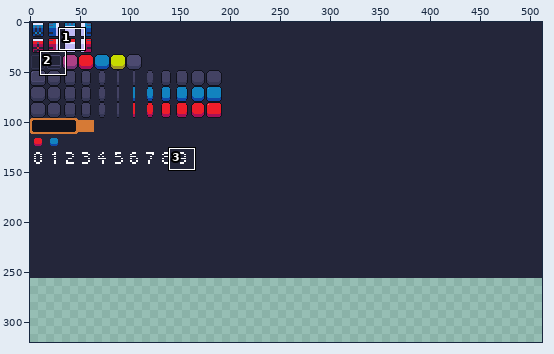
Edited in one commit: pixel-art file (assets/atlas1.aseprite). Above, an overview of the earlier version with the close-up marked.
Close-up. The starting point:
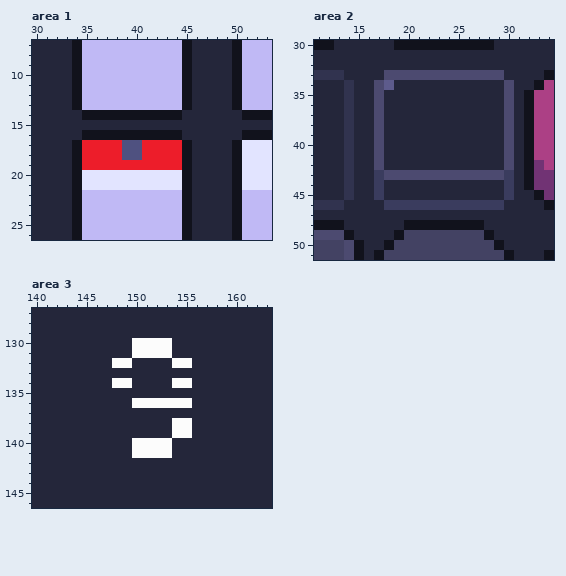
512x256 pixels, 1 frame. Shown: area 1: x 30..53, y 7..26; area 2: x 11..34, y 30..51; area 3: x 140..163, y 127..146. The old version is drawn lined up with the new one, on the new canvas. The commit also changed other parts of the picture, which this record leaves out.
After:
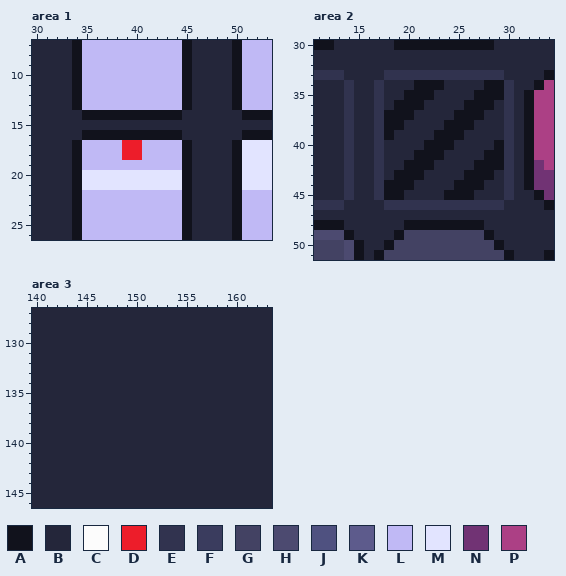
Palette (. is transparent): A #11121c  B #24263a  C #fcfcfc  D #ed1d2a  E #31334f  F #3a3c5e  G #434263  H #4c4a70  J #4f5180  K #5d5b8c  L #c0b9f5  M #e2e4ff  N #713374  P #ac4085
Changes in this commit:
canvas 512x256 -> 512x320
Area 1:
The edit turns colour J into colour D in rows 17 to 18 at x 39 to 40.
The edit turns colour D into colour L in rows 17 to 18 at x 35 to 38 and 41 to 44; in row 19 at x 35 to 44.
Area 2:
The edit turns colour B into colour A in row 34 at x 21 to 23 and 28 to 29; in row 35 at x 20 to 22 and 27 to 29; in row 36 at x 19 to 21 and 26 to 28; in row 37 at x 18 to 20 and 25 to 27; in row 38 at x 18 to 19 and 24 to 26; in row 39 at x 18 and 23 to 25.
The edit turns colour B into colour A in row 40 at x 22 to 24 and 29; in row 41 at x 21 to 23 and 28 to 29; in row 42 at x 20 to 22 and 27 to 29; in row 44 at x 18 to 20 and 25 to 27; in row 45 at x 18 to 19 and 24 to 26.
The edit turns colour H into colour A in row 43 at x 19 to 21 and 26 to 28.
The edit turns colour H into colour B in row 43 at x 18, 22 to 25 and 29.
The edit turns colour K into colour B in row 34 at x 18.
The edit turns colour F into colour E in rows 43 to 45 at x 17 and 30; in row 46 at x 18 to 29.
The edit turns colour H into colour E in row 33 at x 18 to 29; in rows 34 to 42 at x 17 and 30.
Area 3:
The edit turns colour C into colour B in rows 130 to 131 at x 150 to 153; in row 132 at x 148 to 149 and 154 to 155; in row 134 at x 148 to 149 and 154 to 155; in row 136 at x 150 to 155; in rows 138 to 139 at x 154 to 155; in rows 140 to 141 at x 150 to 153.
